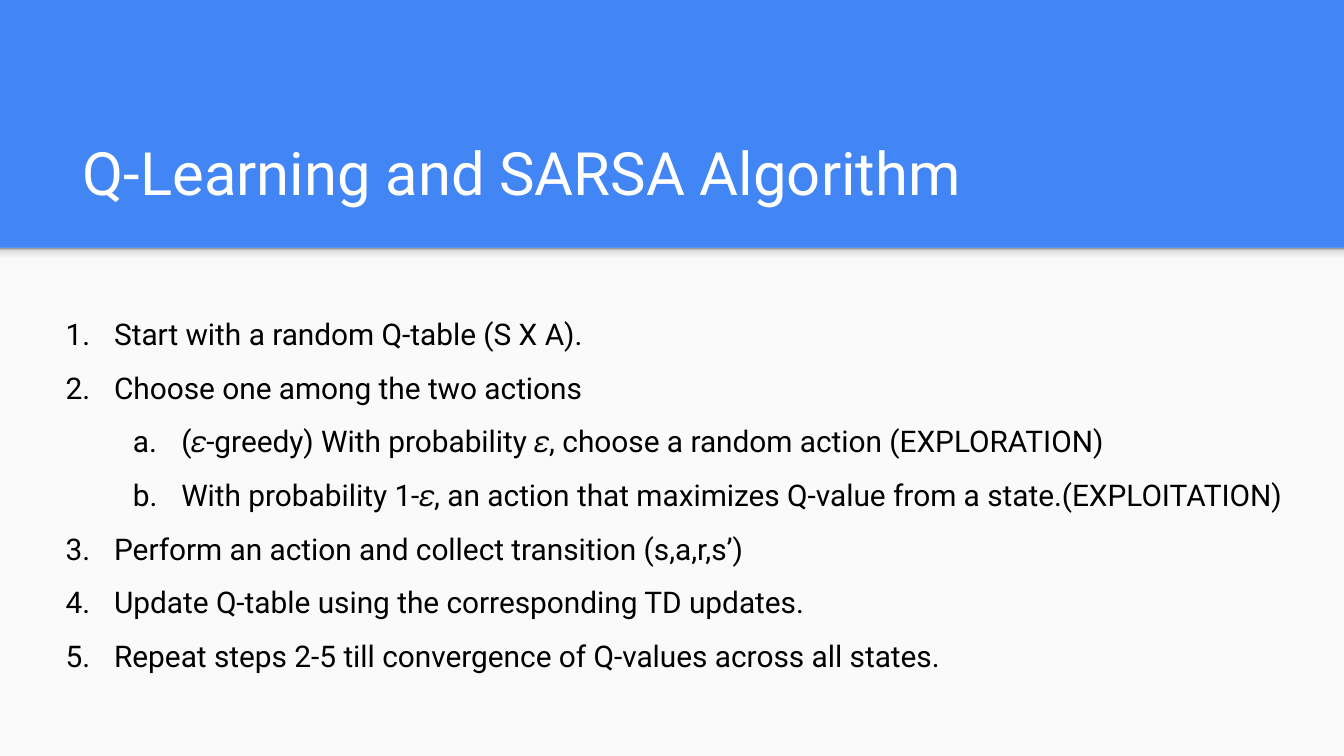
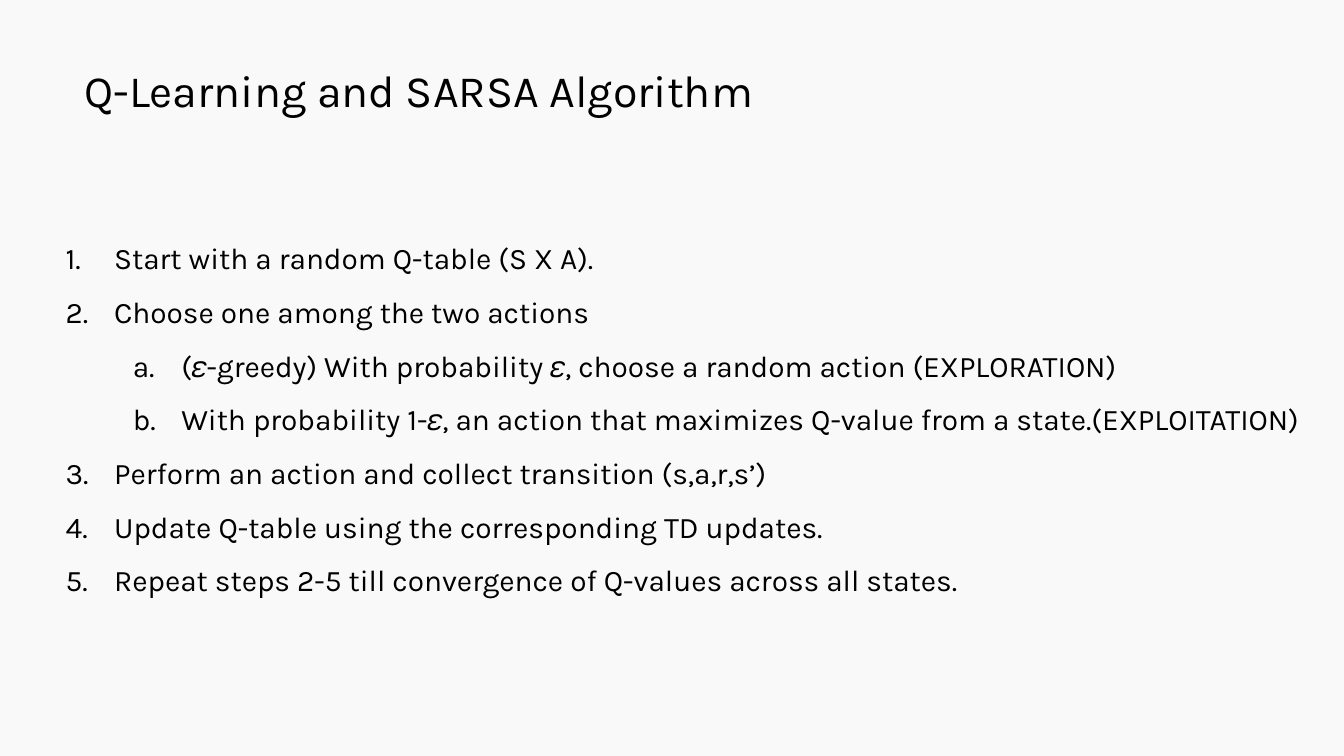
Before and after one commit to Harvard-IACS/2019-CS109B, a slide deck: slide 56 of content/lectures/lecture14/presentation/cs109b_lecture14_RL.pptx (slide 26 before the commit). Drawn at 1344x756 pixels with LibreOffice and Linux fonts; fonts in the diff are those of the drawing. Boxes give left, top, right and bottom in pixels: in the first picture for what was removed or moved away, otherwise in the second. Text is boxed around its words. In the diff, an @@ line names an element or a change of style, - is before the commit and + after.

```diff
--- a/content/lectures/lecture14/presentation/cs109b_lecture14_RL.pptx
+++ b/content/lectures/lecture14/presentation/cs109b_lecture14_RL.pptx
@@ background #4285F4 to #F9F9F9 @@
@@ title "Q-Learning and SARSA Algorithm": place and size @@
-title "Q-Learning and SARSA Algorithm" at [83,150,961,208]
+title "Q-Learning and SARSA Algorithm" at [84,76,753,118]
@@ title "Q-Learning and SARSA Algorithm" at [84,76,753,118]: size 32 to 24 pt, font Roboto to Karla, text colour #FFFFFF to #000000 @@
@@ text "Start with a random Q-table ...": place and size @@
-text "Start with a random Q-table ..." at [114,321,1282,674]
+text "Start with a random Q-table ..." at [114,247,1298,599]
@@ text "Start with a random Q-table ..." at [114,247,1298,599]: font Roboto to Karla @@
@@ rectangle removed at [0,247,1344,755] @@
@@ rectangle removed at [0,247,1344,263] @@
```
Also in this commit, not shown: 16 other slides changed, 41 slides added, 11 slides removed, 1 other file.
